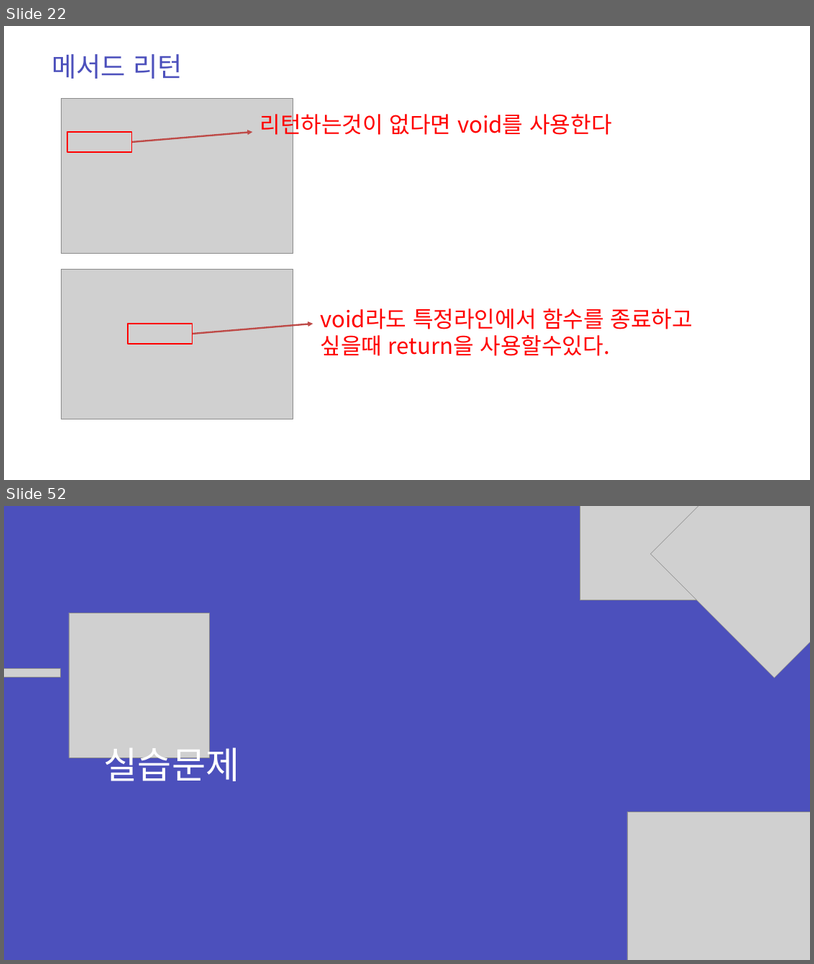
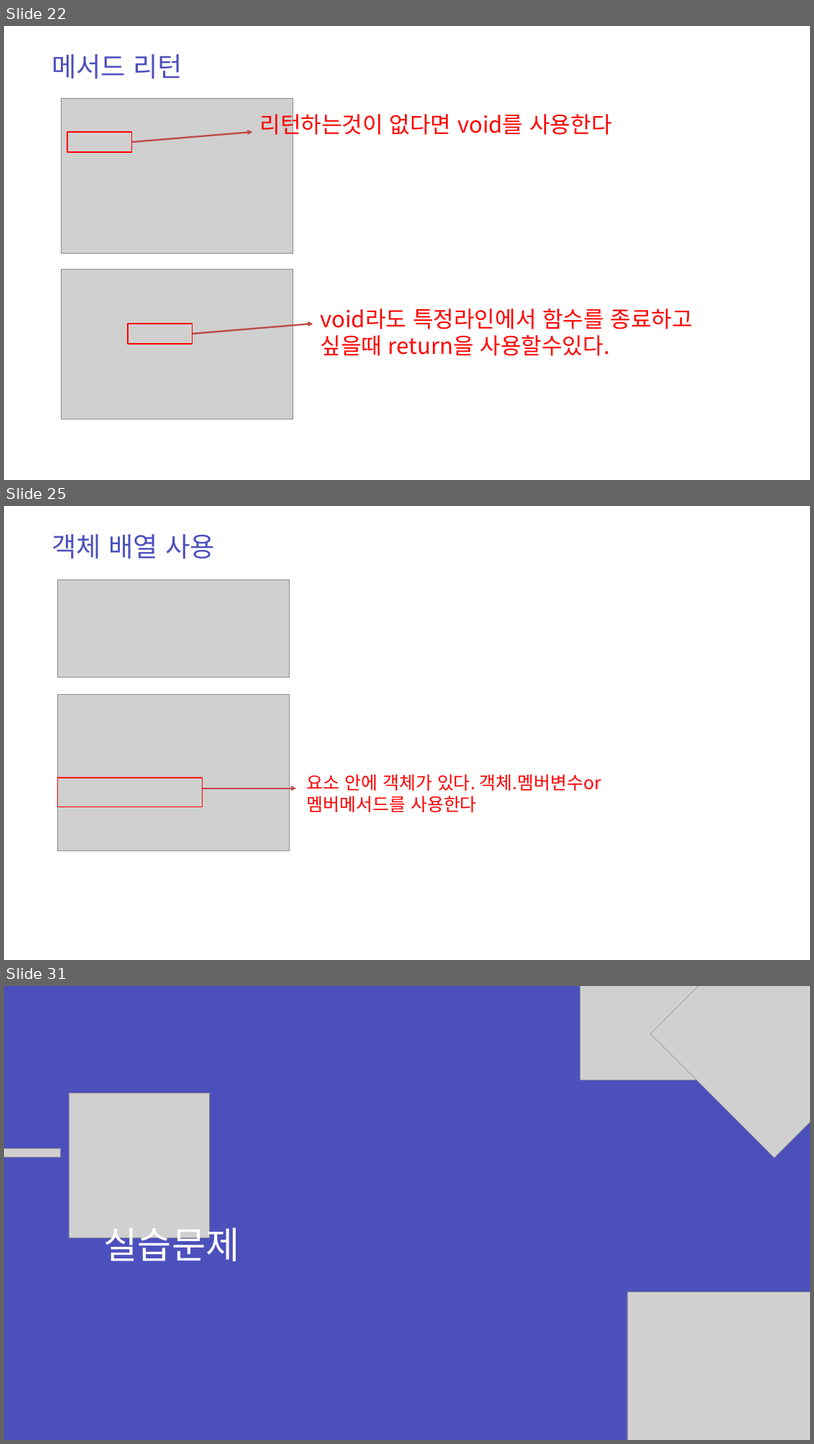
Before and after one commit to zest132/JavaLecture, a slide deck: JavaLecture/LectureFile/java 6강.pptx. Shown one above the other, each under a label of ours: slides 22 and 52 before the commit, slides 22, 25 and 31 after it; the slides between them are not shown. The pictures are 814x964 and 814x1444 pixels, drawn with LibreOffice and Linux fonts; fonts in the diff are those of the drawing; grey boxes stand for pictures. Boxes give left, top, right and bottom in pixels: in the first picture for what was removed or moved away, otherwise in the second. Text is boxed around its words. In the diff, an @@ line names an element or a change of style, - is before the commit and + after.

```diff
--- a/JavaLecture/LectureFile/java 6강.pptx
+++ b/JavaLecture/LectureFile/java 6강.pptx
@@ slide 25 added at box(4, 506, 810, 960), background #FFFFFF @@
@@ text added at box(52, 534, 215, 559), 48 pt, text #4C50BC @@
+객체 배열 사용
@@ picture added at box(57, 579, 289, 677) @@
@@ picture added at box(57, 695, 289, 850) @@
@@ rectangle added at box(57, 777, 202, 807), outline #FF0000 2 pt @@
@@ text added at box(307, 774, 602, 812), 32 pt, text #FF0000 @@
+요소 안에 객체가 있다. 객체.멤버변수or멤버메서드를 사용한다
@@ arrow added from (203, 788) to (296, 788), #BF4C48 3 pt @@
@@ what was slide 52 is now slide 31 @@
```
Also in this commit, not shown: 3 slides changed, 5 other slides added, 27 slides removed, 3 other files.
